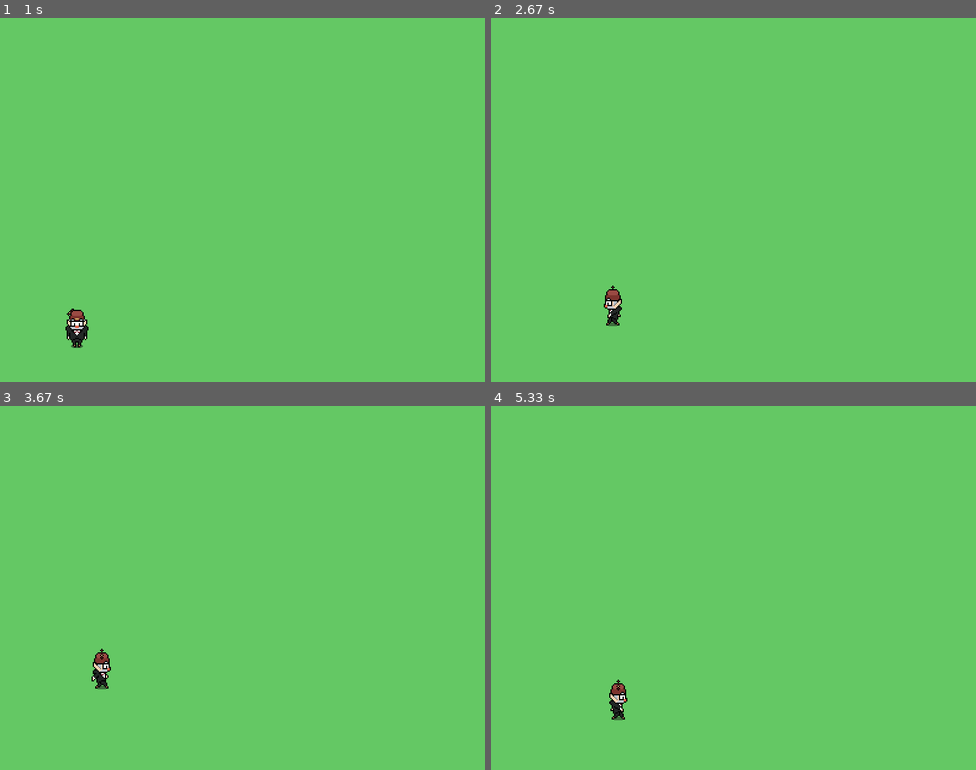
Above: before the commit, frames 1-4 (two rows, left to right).
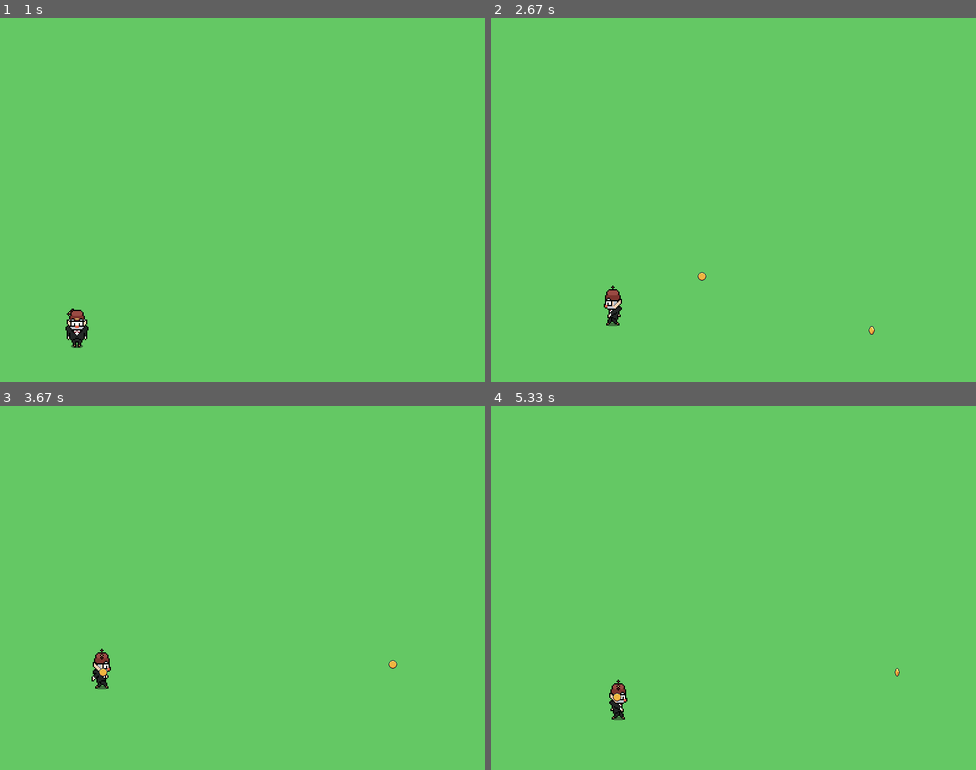
Above: after the commit, the same moments.

Repository: JVM8080/PyGameDesSoft
Game: pygame game, started from main.py
The game is run twice, just before and just after one commit, with the same random seed, the same clock (stepped at 60 frames per second) and the same inputs.
Inputs:
- Up to frame 1 (1 s): click "START" at 0.38 s; click "Nivel 2" at 0.72 s
- Up to frame 2 (2.67 s): hold Z 1-1.47 s; hold Right 1-1.47 s; hold Right 1.5-1.97 s; tap Space at 1.57, 1.87, 2.07, 2.37, 2.57 s; hold Right 2-2.47 s; tap Z at 2.15 s; hold Left from 2.5 s (still down)
- Up to frame 3 (3.67 s): tap Space at 2.87, 3.13, 3.43, 3.57 s; release Left at 3.03 s; hold Left 3.07-3.47 s; hold Right from 3.5 s (still down); tap Z at 3.65 s
- Up to frame 4 (5.33 s): tap Space at 3.87, 4.23, 4.53, 4.73, 5.03, 5.23 s; release Right at 4.13 s; hold Left 4.17-4.63 s; hold Right 4.67-5.13 s; hold Right from 5.17 s (still down); tap Z at 5.32 s

Frame 1 is identical in both runs. In frame 2, less than 0.1% of the frame differs, in the area x 42-80%, y 69-87%; in frame 3, less than 0.1%, in the area x 20-82%, y 69-75%; in frame 4, less than 0.1%.

Commit message:
fiz o poder do stan $$$ e um arquivo com a base de qualquer poder

Diff:
--- a/src/objects/player_stan.py
+++ b/src/objects/player_stan.py
@@ -2,6 +2,7 @@
 from config import HEIGHT
 from src.utils.asset_loader import load_image
 from pygame import mixer
+from src.objects.power import PoderBase
 
 JUMP_SOUND = None
 
@@ -38,17 +39,40 @@
         self.gravity = 0.3
         self.on_ground = False
 
+        self.poder_group = pygame.sprite.Group()
+        self.moeda_spritesheet = load_image("stan/poder moedas.png").convert_alpha()
+
+        # Valores fixos da sua imagem
+        self.moeda_frame_width = self.moeda_spritesheet.get_width() // 6
+        self.moeda_frame_height = self.moeda_spritesheet.get_height()
+
         if not JUMP_SOUND:
             JUMP_SOUND = mixer.Sound("assets/sounds/jump.mp3")
 
         self.last_update = pygame.time.get_ticks()
         self.frame_ticks = 50
 
+        self.z_pressed_last_frame = False
+
     def update(self, keys):
         now = pygame.time.get_ticks()
         elapsed_ticks = now - self.last_update
 
         dx = 0
+        # Verifica se a tecla Z foi pressionada agora (e não estava no frame anterior)
+        if keys[pygame.K_z] and not self.z_pressed_last_frame:
+            direction = 1 if keys[pygame.K_RIGHT] else -1
+            moeda = PoderBase(self.rect.centerx, self.rect.centery,
+                            direction,
+                            self.moeda_spritesheet,
+                            frame_count=6,
+                            frame_width=self.moeda_frame_width,
+                            frame_height=self.moeda_frame_height)
+            self.poder_group.add(moeda)
+
+        # Atualiza o estado da tecla Z para o próximo frame
+        self.z_pressed_last_frame = keys[pygame.K_z]
+
 
         if keys[pygame.K_LEFT]:
             dx = -self.speed
@@ -88,8 +112,12 @@
             self.vel_y = 0
             self.on_ground = True
 
+        self.poder_group.update()
+
+
     def reset_position(self):
         self.rect.topleft = (100, HEIGHT - 150)
 
     def draw(self, screen):
         screen.blit(self.image, self.rect)
+        self.poder_group.draw(screen)
--- /dev/null
+++ b/src/objects/power.py
@@ -0,0 +1,34 @@
+import pygame
+
+class PoderBase(pygame.sprite.Sprite):
+    def __init__(self, x, y, direction, spritesheet, frame_count, frame_width, frame_height, speed=5):
+        super().__init__()
+        self.frames = []
+        for i in range(frame_count):
+            frame = spritesheet.subsurface(pygame.Rect(i * frame_width, 0, frame_width, frame_height))
+            self.frames.append(frame)
+
+        self.frame_index = 0
+        self.image = self.frames[self.frame_index]
+        self.rect = self.image.get_rect(center=(x, y))
+
+        self.last_update = pygame.time.get_ticks()
+        self.frame_delay = 80  # milissegundos entre quadros
+
+        self.direction = direction
+        self.speed = speed
+
+    def update(self):
+        # Movimento
+        self.rect.x += self.speed * self.direction
+
+        # Animação
+        now = pygame.time.get_ticks()
+        if now - self.last_update > self.frame_delay:
+            self.last_update = now
+            self.frame_index = (self.frame_index + 1) % len(self.frames)
+            self.image = self.frames[self.frame_index]
+
+        # Remove se sair da tela
+        if self.rect.right < 0 or self.rect.left > 800:  # largura da tela
+            self.kill()
Binary file added: assets/images/stan/poder moedas.png
